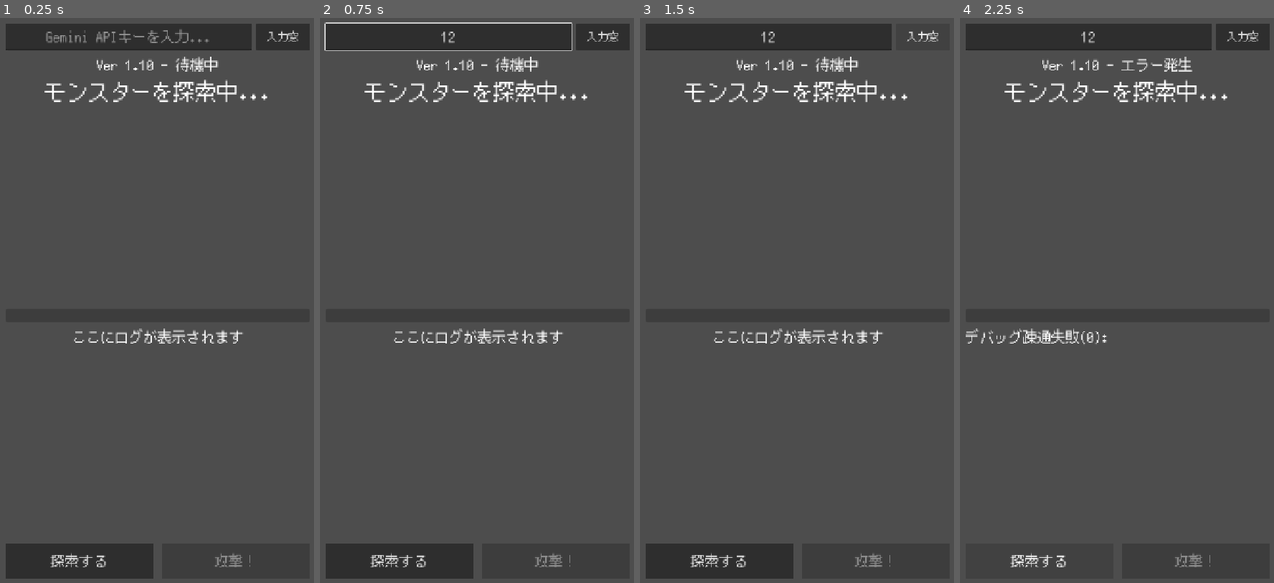
Above: before the commit, frames 1-4 (left to right).
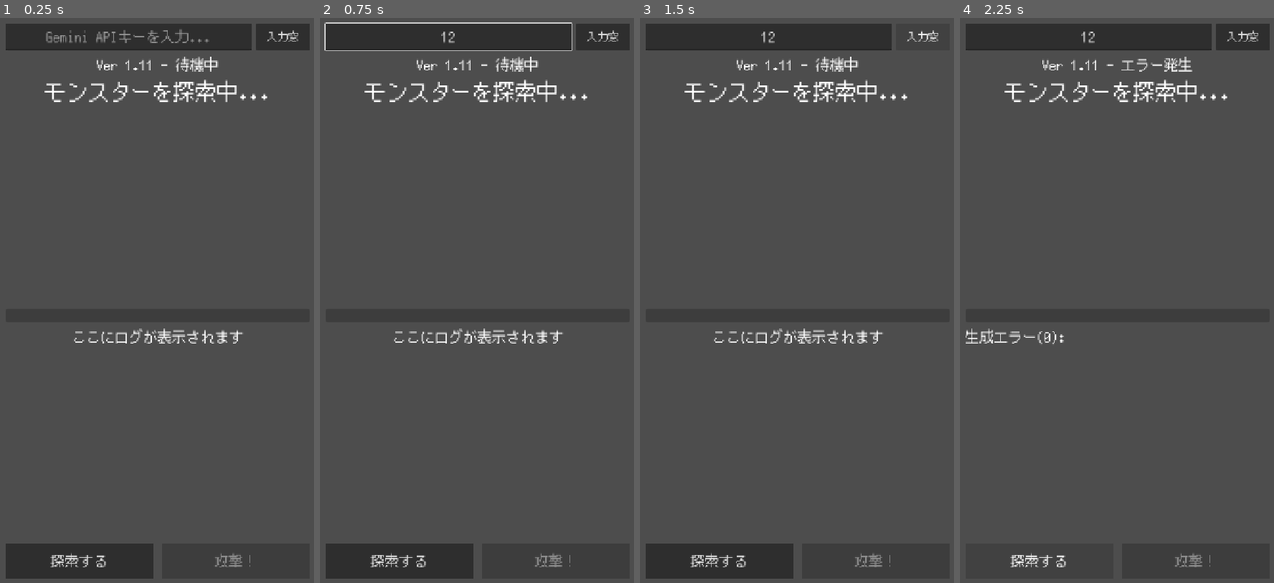
Above: after the commit, the same moments.

Repository: Usobanana/antigravity-aitest001
Game: Godot game, scene res://scenes/main.tscn
Same seed, same stepped clock (60 frames per second), same inputs: the game is played once before the commit and once after it.
Inputs (mouse positions are in pixels of both pictures, inside the frame that each line leads up to):
- Up to frame 1 (0.25 s): no input
- Up to frame 2 (0.75 s): click (448, 34) at 0.52 s; type "12" at 0.6 s
- Up to frame 3 (1.5 s): click "入力窓" at 1.25 s
- Up to frame 4 (2.25 s): click "探索する" at 2 s

The runs differ from the first frame. In frame 1, less than 0.1% of the frame differs, in the area x 46-49%, y 7-10%; in frame 2, less than 0.1%; in frame 3, less than 0.1%; in frame 4, 0.6%, in the area x 1-47%, y 7-58%.

Commit message:
fix: make model selection more resilient and update to Ver 1.11

Diff:
--- a/新しいゲームプロジェクト/scripts/ai_manager.gd
+++ b/新しいゲームプロジェクト/scripts/ai_manager.gd
@@ -21,39 +21,26 @@
 
 func _on_debug_completed(result, response_code, headers, body, api_key):
 	var response_text = body.get_string_from_utf8()
-	if response_code != 200:
-		error_occurred.emit("デバッグ疎通失敗(" + str(response_code) + "): " + response_text.left(100))
-		return
+	var best_model = "models/gemini-1.5-flash" # デフォルト
 
-	var json = JSON.new()
-	var parse_err = json.parse(response_text)
-	if parse_err != OK:
-		error_occurred.emit("デバッグ解析失敗(Code:" + str(response_code) + " Len:" + str(body.size()) + "): " + response_text.left(50))
-		return
+	if response_code == 200:
+		var json = JSON.new()
+		var parse_err = json.parse(response_text)
+		if parse_err == OK:
+			var data = json.get_data()
+			var available_models = []
+			if data.has("models"):
+				for m in data["models"]:
+					available_models.append(m["name"])
 
-	var data = json.get_data()
-	var available_models = []
-	if data.has("models"):
-		for m in data["models"]:
-			available_models.append(m["name"])
+			# 最適なモデルを順に探す
+			var candidates = ["models/gemini-1.5-flash", "models/gemini-1.5-flash-latest", "models/gemini-1.5-pro", "models/gemini-pro"]
+			for c in candidates:
+				if c in available_models:
+					best_model = c
+					break
 
-	# 最適なモデルを順に探す
-	var best_model = ""
-	var candidates = ["models/gemini-1.5-flash", "models/gemini-1.5-flash-latest", "models/gemini-1.5-pro", "models/gemini-pro"]
-
-	for c in candidates:
-		if c in available_models:
-			best_model = c
-			break
-
-	if best_model == "":
-		if available_models.size() > 0:
-			best_model = available_models[0] # 何でも良いから最初のを使う
-		else:
-			error_occurred.emit("利用可能なモデルが見つかりません。")
-			return
-
-	# モンスター生成へ進む
+	# 解析に失敗しても、デフォルトの best_model (1.5-flash) でモンスター生成へ進める
 	_actually_generate(api_key, best_model)
 
 func _actually_generate(api_key: String, model_path: String):
--- a/新しいゲームプロジェクト/scripts/main.gd
+++ b/新しいゲームプロジェクト/scripts/main.gd
@@ -13,7 +13,7 @@
 @onready var key_prompt_button = $UI/KeyInputHBox/KeyPromptButton
 @onready var monster_image = $UI/MonsterInfo/MonsterImage
 const SAVE_PATH = "user://settings.cfg"
-const APP_VERSION = "Ver 1.10"
+const APP_VERSION = "Ver 1.11"
 const STYLE_PROMPT = "digital illustration, dark fantasy, epic, highly detailed, cinematic lighting, centered on solid dark background"
 
 var image_http_request: HTTPRequest
